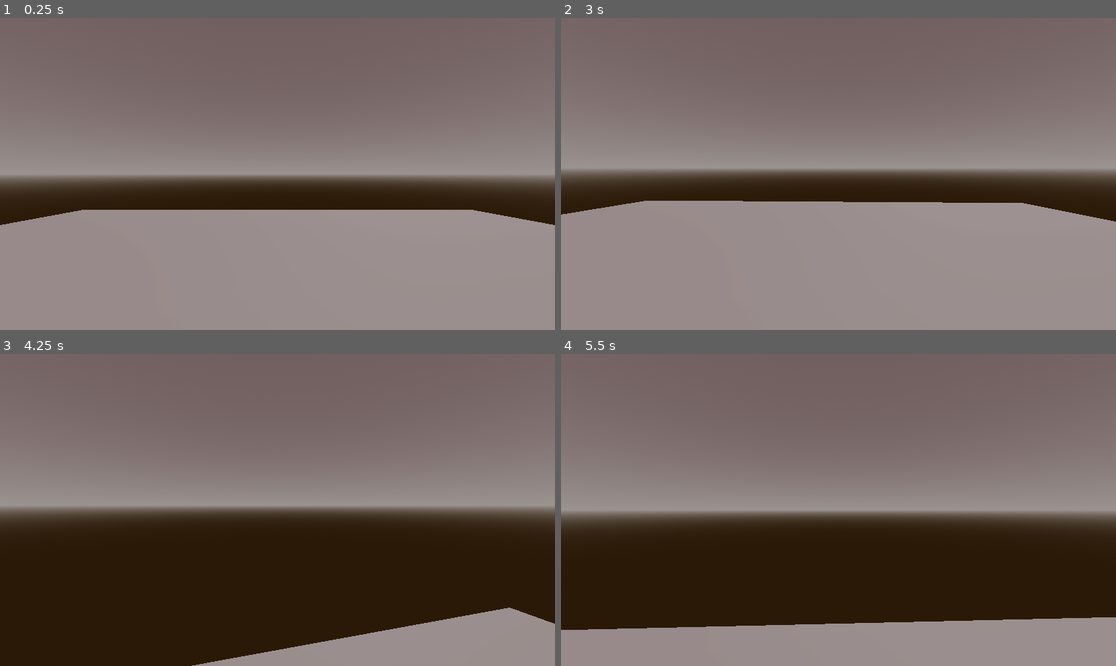
Above: before the commit, frames 1-4 (two rows, left to right).
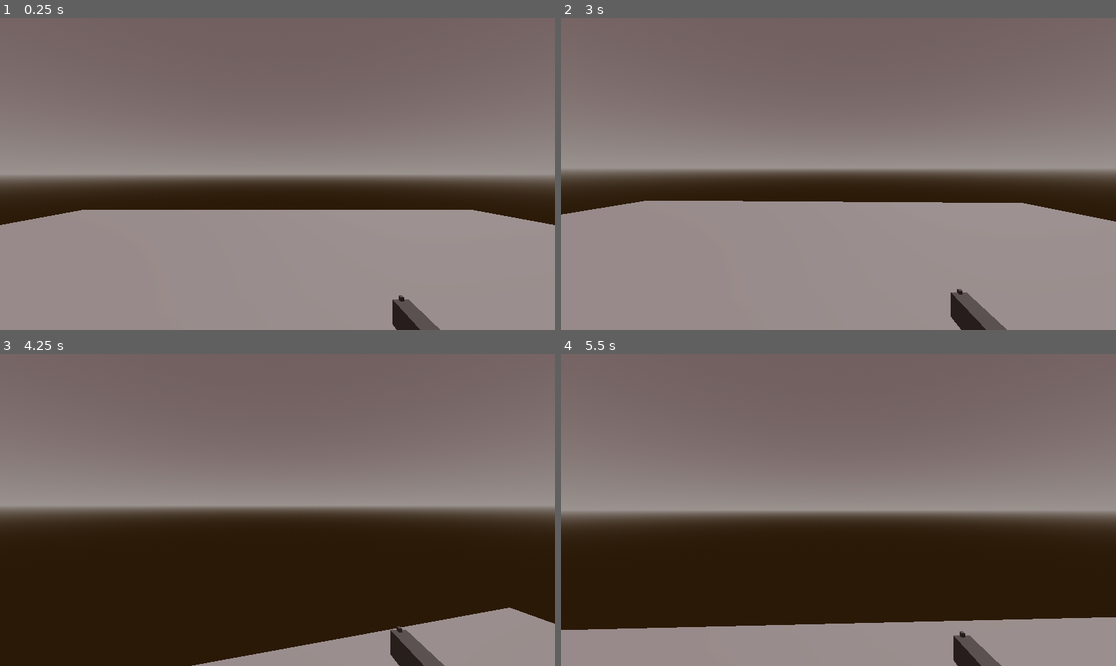
Above: after the commit, the same moments.

Repository: PixelizedGames/XZ-Rougue
Game: Godot game, scene res://level/tester.tscn
Same seed, same stepped clock (60 frames per second), same inputs: the game is played once before the commit and once after it.
Inputs (mouse positions are in pixels of both pictures, inside the frame that each line leads up to):
- Up to frame 1 (0.25 s): no input
- Up to frame 2 (3 s): tap Enter at 0.5 s; move the mouse to (866, 174) at 0.52 s; hold A (a) 0.53-1.28 s; tap Space (jump) at 0.77, 1.52 s; tap Ctrl (ctrl) at 0.8, 1.35 s; move the mouse to (810, 174) at 1.27 s; tap D (d) at 1.55 s; move the mouse to (849, 167) at 2.02 s; hold D (d) 2.03-2.78 s; tap S (s) at 2.3, 2.85 s; move the mouse to (832, 180) at 2.77 s
- Up to frame 3 (4.25 s): tap Space (jump) at 3.02, 3.77 s; tap W (w) at 3.05 s; move the mouse to (316, 513) at 3.52 s; hold W (w) from 3.53 s (still down); click (316, 513) at 3.8 s
- Up to frame 4 (5.5 s): move the mouse to (794, 506) at 4.27 s; release W (w) at 4.28 s; click (794, 506) at 4.35 s; tap Space (jump) at 4.52 s; tap A (a) at 4.55 s; move the mouse to (844, 510) at 5.02 s; hold A (a) from 5.03 s (still down); tap Ctrl (ctrl) at 5.3 s

The runs differ from the first frame. In frame 1, 0.6% of the frame differs, in the area x 70-80%, y 88-100%; in frame 2, 0.8%, in the area x 70-81%, y 86-100%; in frame 3, 0.7%; in frame 4, 0.6%.

Commit message:
pistol

Diff:
--- /dev/null
+++ b/objects/p_bullet.gd
@@ -0,0 +1,11 @@
+extends Node3D
+
+@export var speed: float = 1
+var direction: Vector3
+
+func _ready() -> void:
+	# Save the initial forward direction (-Z in local space)
+	direction = -global_transform.basis.z
+
+func _physics_process(delta: float) -> void:
+	global_position += direction * speed * delta
--- /dev/null
+++ b/objects/p_bullet.tscn
@@ -0,0 +1,28 @@
+[gd_scene load_steps=5 format=3 uid="uid://bh8xqox45d4mh"]
+
+[ext_resource type="Script" uid="uid://duypox2o604n8" path="res://objects/p_bullet.gd" id="1_oosud"]
+
+[sub_resource type="StandardMaterial3D" id="StandardMaterial3D_wfge4"]
+emission_enabled = true
+emission = Color(1, 1, 0, 1)
+rim_enabled = true
+
+[sub_resource type="CylinderMesh" id="CylinderMesh_oosud"]
+material = SubResource("StandardMaterial3D_wfge4")
+
+[sub_resource type="CylinderShape3D" id="CylinderShape3D_pgmnd"]
+
+[node name="PBullet" type="Node3D"]
+transform = Transform3D(0.139173, 0.990268, 0, -0.990268, 0.139173, 0, 0, 0, 1, 0, 0, 0)
+script = ExtResource("1_oosud")
+
+[node name="RigidBody3D" type="RigidBody3D" parent="."]
+transform = Transform3D(1, 0, 0, 0, 1, 0, 0, 0, 1, 0, 0, 0)
+
+[node name="MeshInstance3D" type="MeshInstance3D" parent="."]
+transform = Transform3D(1.37, 0, 0, 0, 1.37, 0, 0, 0, 1.37, 0, 0, 0)
+mesh = SubResource("CylinderMesh_oosud")
+skeleton = NodePath("")
+
+[node name="CollisionShape3D" type="CollisionShape3D" parent="."]
+shape = SubResource("CylinderShape3D_pgmnd")
--- a/players/character_body_3d.tscn
+++ b/players/character_body_3d.tscn
@@ -6,6 +6,18 @@
 [sub_resource type="CapsuleMesh" id="CapsuleMesh_ht0ol"]
 
 [sub_resource type="CapsuleShape3D" id="CapsuleShape3D_ual4q"]
+
+[sub_resource type="StandardMaterial3D" id="StandardMaterial3D_168h7"]
+albedo_color = Color(0.362829, 0.362829, 0.362829, 1)
+
+[sub_resource type="BoxMesh" id="BoxMesh_72r58"]
+material = SubResource("StandardMaterial3D_168h7")
+
+[sub_resource type="StandardMaterial3D" id="StandardMaterial3D_wwkfm"]
+albedo_color = Color(0, 0, 0, 1)
+
+[sub_resource type="CylinderMesh" id="CylinderMesh_mu68a"]
+material = SubResource("StandardMaterial3D_wwkfm")
 
 [node name="player" type="CharacterBody3D"]
 script = ExtResource("1_ual4q")
@@ -25,3 +37,44 @@
 [node name="AudioStreamPlayer3D2" type="AudioStreamPlayer3D" parent="."]
 stream = ExtResource("2_168h7")
 volume_db = -30.0
+
+[node name="pistol" type="MeshInstance3D" parent="."]
+transform = Transform3D(-0.0596037, 0, -3.93432e-08, 0, 0.0915851, 0, 5.21072e-09, 0, -0.450033, 0.453625, 0.191451, -0.526049)
+mesh = SubResource("BoxMesh_72r58")
+
+[node name="MeshInstance3D3" type="MeshInstance3D" parent="pistol"]
+transform = Transform3D(1, 0, 0, 0, 1.92397, 0, 0, 0, 0.240742, -0.0127068, -1.09428, -0.379646)
+mesh = SubResource("BoxMesh_72r58")
+skeleton = NodePath("../..")
+
+[node name="MeshInstance3D4" type="MeshInstance3D" parent="pistol"]
+transform = Transform3D(0.190973, 4.71577e-08, 0, -1.87666e-08, 0.203253, 1.76785e-17, 0, 4.96578e-18, -0.0299677, 0.01616, 0.554641, 0.482778)
+mesh = SubResource("BoxMesh_72r58")
+skeleton = NodePath("../..")
+
+[node name="MeshInstance3D5" type="MeshInstance3D" parent="pistol"]
+transform = Transform3D(0.190973, 4.71577e-08, 0, -1.87666e-08, 0.203253, 1.76785e-17, 0, 4.96578e-18, -0.0299677, -0.270745, 0.554641, -0.48188)
+mesh = SubResource("BoxMesh_72r58")
+skeleton = NodePath("../..")
+
+[node name="MeshInstance3D6" type="MeshInstance3D" parent="pistol"]
+transform = Transform3D(0.190973, 4.71577e-08, 0, -1.87666e-08, 0.203253, 1.76785e-17, 0, 4.96578e-18, -0.0299677, 0.235524, 0.55194, -0.482237)
+mesh = SubResource("BoxMesh_72r58")
+skeleton = NodePath("../..")
+
+[node name="MeshInstance3D7" type="MeshInstance3D" parent="pistol"]
+transform = Transform3D(-0.780345, 0, -2.11758e-22, 0, 1.21467e-09, 0.457525, 0, -0.00565514, 4.06996e-09, 0.0166006, 0.204273, 0.495958)
+mesh = SubResource("CylinderMesh_mu68a")
+skeleton = NodePath("../..")
+
+[node name="SpotLight3D" type="SpotLight3D" parent="pistol"]
+transform = Transform3D(-16.7775, 0, -1.10745e-05, 0, 10.9188, 0, 1.46673e-06, 0, -2.22206, 4.76837e-07, -0.564882, 0.485091)
+light_color = Color(1, 0, 0, 1)
+light_energy = 16.0
+spot_range = 100.0
+spot_angle = 0.5
+
+[node name="MeshInstance3D8" type="MeshInstance3D" parent="pistol"]
+transform = Transform3D(0.281221, 5.65335e-08, 0, -2.76351e-08, 0.243663, 8.88773e-17, 6.66134e-16, 5.95321e-18, -0.15066, 0.0161633, -0.573147, 0.404657)
+mesh = SubResource("BoxMesh_72r58")
+skeleton = NodePath("../..")
--- a/project.godot
+++ b/project.godot
@@ -63,3 +63,13 @@
 "events": [Object(InputEventKey,"resource_local_to_scene":false,"resource_name":"","device":-1,"window_id":0,"alt_press …(195 unchanged characters)…
 ]
 }
+shoot={
+"deadzone": 0.2,
+"events": [Object(InputEventMouseButton,"resource_local_to_scene":false,"resource_name":"","device":-1,"window_id":0,"alt_pressed":false,"shift_pressed":false,"ctrl_pressed":false,"meta_pressed":false,"button_mask":0,"position":Vector2(0, 0),"global_position":Vector2(0, 0),"factor":1.0,"button_index":1,"canceled":false,"pressed":false,"double_click":false,"script":null)
+]
+}
+aim={
+"deadzone": 0.2,
+"events": [Object(InputEventMouseButton,"resource_local_to_scene":false,"resource_name":"","device":-1,"window_id":0,"alt_pressed":false,"shift_pressed":false,"ctrl_pressed":false,"meta_pressed":false,"button_mask":0,"position":Vector2(0, 0),"global_position":Vector2(0, 0),"factor":1.0,"button_index":2,"canceled":false,"pressed":false,"double_click":false,"script":null)
+]
+}
--- a/scripts/character_body_3d.gd
+++ b/scripts/character_body_3d.gd
@@ -5,12 +5,15 @@
 const MAX_LOOK_ANGLE = 90.0
 const MIN_LOOK_ANGLE = -90.0
 @onready var MOUSE_SENSITIVITY = 0.1
+@onready var bullet_scene = preload("res://objects/p_bullet.tscn")
 var vertical_look_angle = 0.0
 
 func _ready() -> void:
 	Input.set_mouse_mode(Input.MOUSE_MODE_CAPTURED)
 
 func _physics_process(delta: float) -> void:
+	if Input.is_action_just_pressed("shoot"):
+		_spawn_bullet()
 	if Input.is_action_pressed("ctrl"):
 		SPEED = 2
 		$CollisionShape3D.scale = Vector3(1,0.6,1)
@@ -48,8 +51,15 @@
 		rotate_y(deg_to_rad(-event.relative.x * MOUSE_SENSITIVITY))
 		vertical_look_angle = clamp(vertical_look_angle - event.relative.y * MOUSE_SENSITIVITY, MIN_LOOK_ANGLE, MAX_LOOK_ANGLE)
 		$Camera3D.rotation_degrees.x = vertical_look_angle
+		$pistol.rotation_degrees.x = -vertical_look_angle
 
 func _process(delta: float) -> void:
 	if Input.is_action_just_pressed("esc"):
 		Input.set_mouse_mode(Input.MOUSE_MODE_VISIBLE)  # Show mouse when exiting
 		get_tree().quit()
+
+func _spawn_bullet():
+	var bullet_instance = bullet_scene.instantiate()
+	get_tree().current_scene.add_child(bullet_instance)
+	bullet_instance.global_transform = $pistol/MeshInstance3D7.global_transform
+	bullet_instance.rotation_degrees = $pistol.rotation_degrees
Not shown, added: objects/p_bullet.gd.uid
Not shown: 1 places in players/character_body_3d.tscn that only renumber resources
